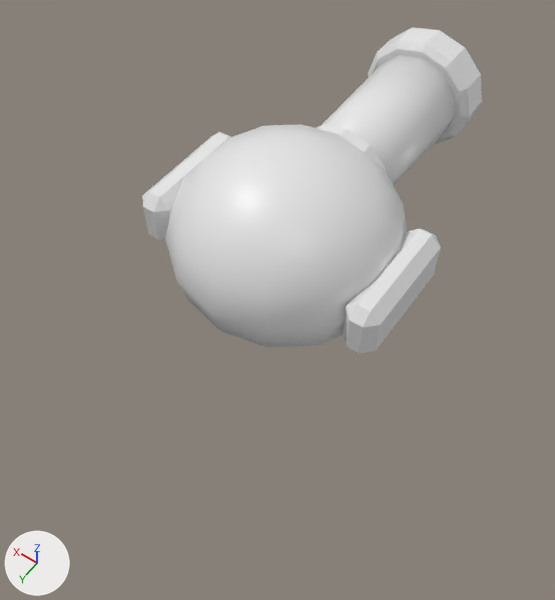
The FBX model Assets/Game/Art/Stylized/Towers/SM_Tower_Cannon_1x1_01.fbx, before and after one commit.
Both versions are drawn from a 50 mm lens placed at (-0.665, 0.967, 1.486), pointed at (-0.016, 0.059, 0.059). Every picture has the same lights, and +X, +Y and +Z are marked at lower left. The first picture is the older version. Where no turn or scale is listed for an object, it has been applied to the vertices.

Names of what the first picture shows: 'SM_Tower_Cannon_1x1_01_Barrel', 'SM_Tower_Cannon_1x1_01_Head'.
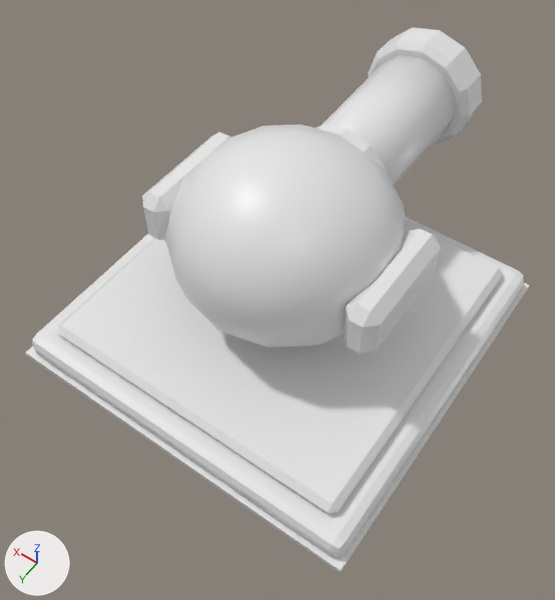
The newer file is also turned or shifted as a whole; pictures and numbers use the older file's frame.

The change, as a list of edits to the scene's bpy script:
```text
Add me_sm_tower_cannon_1x1_01_base:
    me_sm_tower_cannon_1x1_01_base.from_pydata(...)  # 88 vertices, 86 faces; spans x -0.46..0.46, y -0.1..0.003, z -0.46..0.46
    me_sm_tower_cannon_1x1_01_base.materials.append(mat_m_stylized_palette)  # white #e7e7e7
Change ob_sm_tower_cannon_1x1_01_base:
    ob_sm_tower_cannon_1x1_01_base: bpy.data.objects.new('SM_Tower_Cannon_1x1_01_Base', None) -> bpy.data.objects.new('SM_Tower_Cannon_1x1_01_Base', me_sm_tower_cannon_1x1_01_base)
```

What differs and where, as boxes (x1, y1, x2, y2) in the pictures (555 x 600 px):
'SM_Tower_Cannon_1x1_01_Base', now drawn: after (26, 216, 529, 572)
